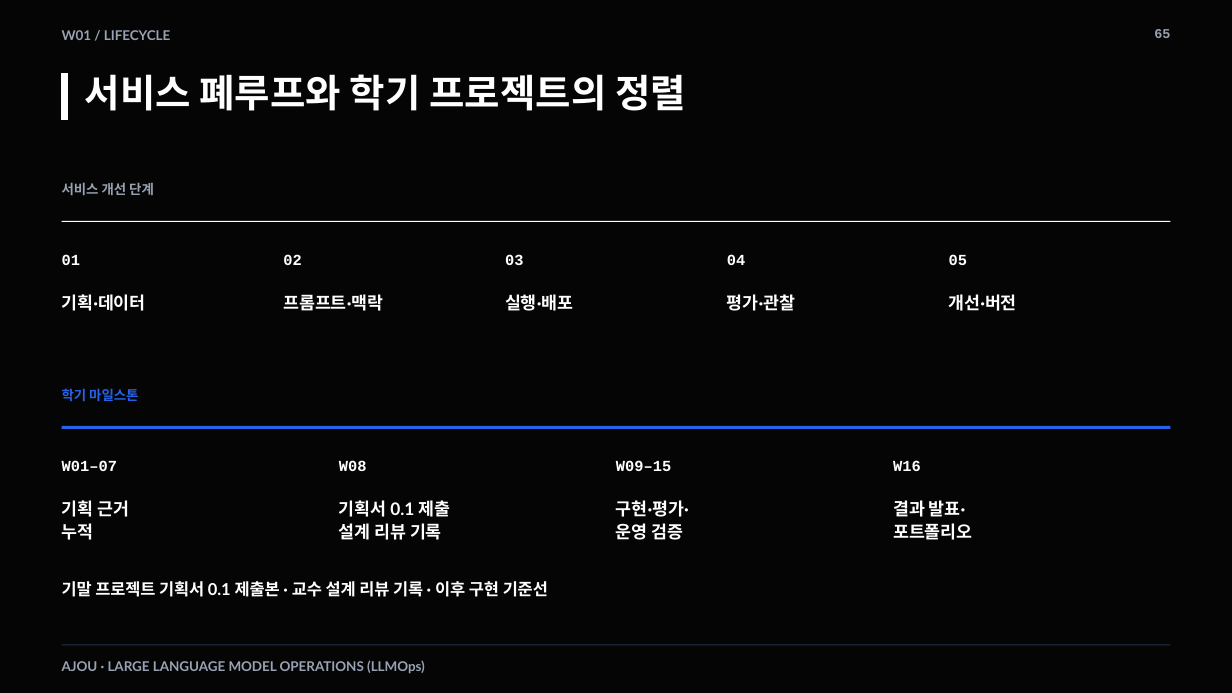
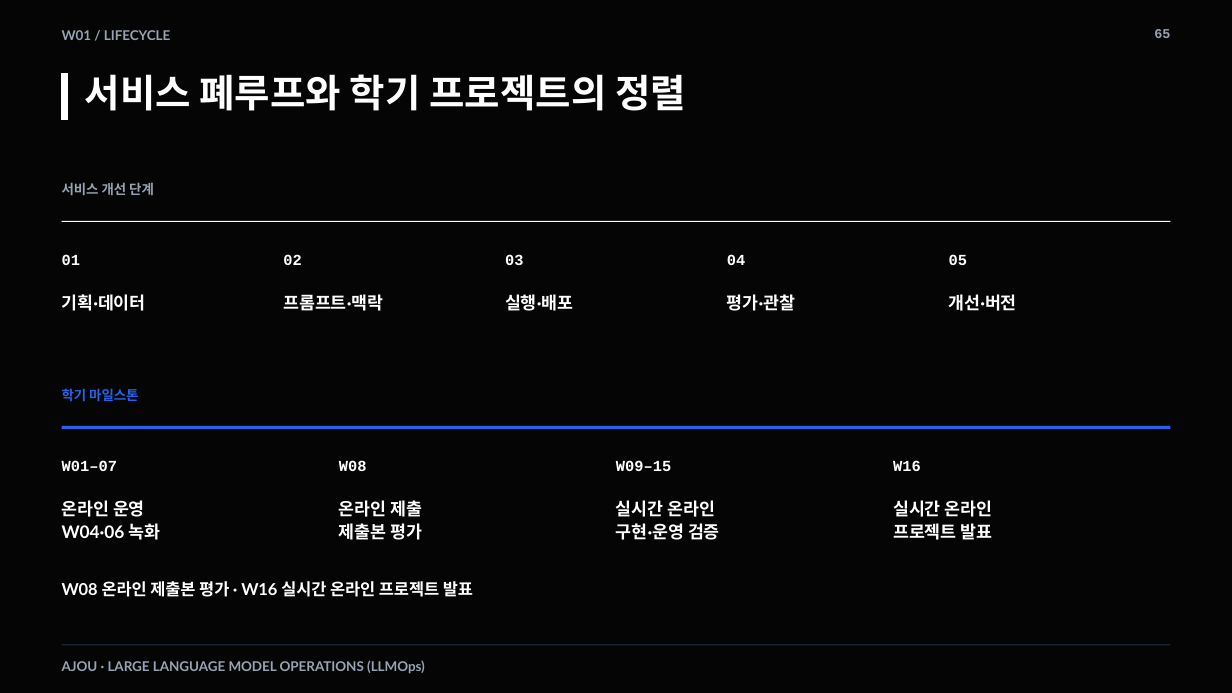
Before and after one commit to smilesjcha/llmops-16week, a slide deck: slide 65 of week01/lecture/01_week1_llmops_kickoff.pptx. Drawn at 1232x693 pixels with LibreOffice and Linux fonts; fonts in the diff are those of the drawing. Boxes give left, top, right and bottom in pixels: in the first picture for what was removed or moved away, otherwise in the second. Text is boxed around its words. In the diff, an @@ line names an element or a change of style, - is before the commit and + after.

```diff
--- a/week01/lecture/01_week1_llmops_kickoff.pptx
+++ b/week01/lecture/01_week1_llmops_kickoff.pptx
@@ text at (62, 500, 161, 540): text changed @@
-기획 근거
-누적
+온라인 운영
+W04·06 녹화
@@ text at (339, 500, 422, 540): text changed @@
-기획서 0.1 제출
-설계 리뷰 기록
+온라인 제출
+제출본 평가
@@ text at (616, 500, 720, 540): text changed @@
-구현·평가·
-운영 검증
+실시간 온라인
+구현·운영 검증
@@ text at (893, 500, 993, 540): text changed @@
-결과 발표·
-포트폴리오
+실시간 온라인
+프로젝트 발표
@@ text at (62, 581, 473, 597): text changed @@
-기말 프로젝트 기획서 0.1 제출본 · 교수 설계 리뷰 기록 · 이후 구현 기준선
+W08 온라인 제출본 평가 · W16 실시간 온라인 프로젝트 발표
```
Also in this commit, not shown: 5 other slides changed, 16 other files.
